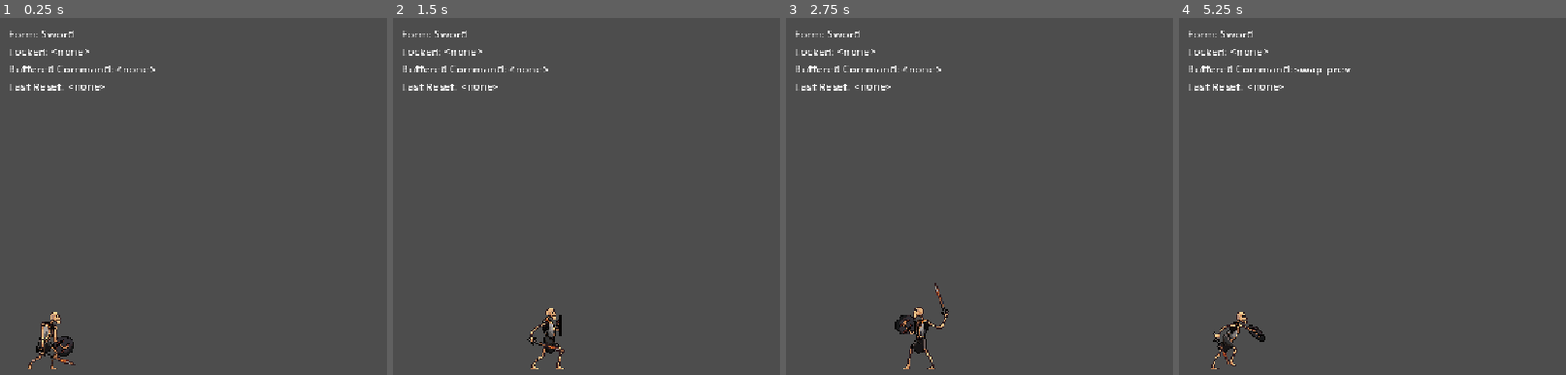
Above: before the commit, frames 1-4 (left to right).
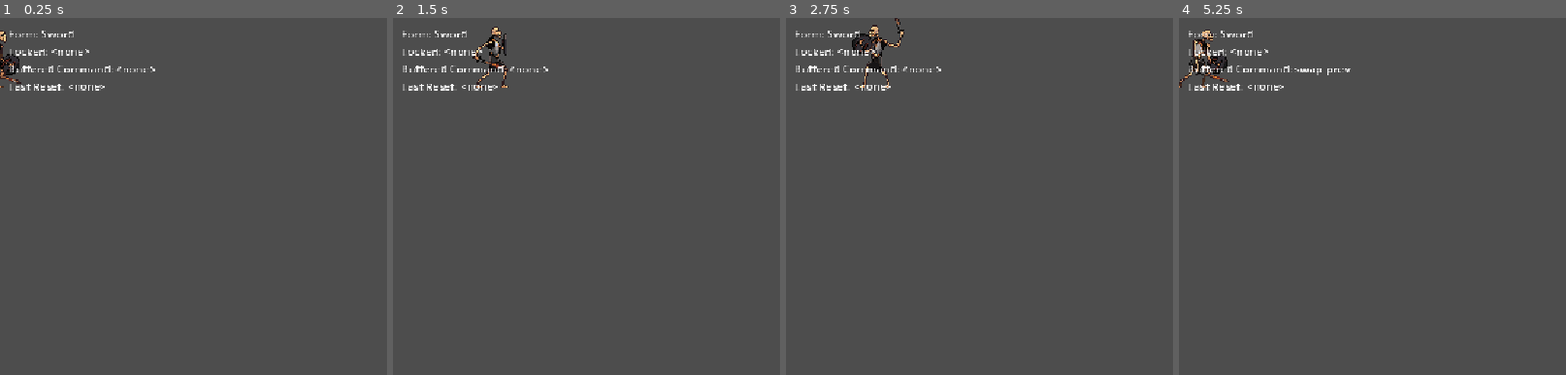
Above: after the commit, the same moments.

Repository: sizzlingsisig/triquetra
Game: Godot game, scene res://scenes/player/player.tscn
The game is run twice, just before and just after one commit, with the same random seed, the same clock (stepped at 60 frames per second) and the same inputs.
Inputs (mouse positions are in pixels of both pictures, inside the frame that each line leads up to):
- Up to frame 1 (0.25 s): no input
- Up to frame 2 (1.5 s): move the mouse to (741, 325) at 0.52 s; hold Right (ui_right) from 0.53 s (still down); click (741, 325) at 0.6 s; tap Space (jump) at 0.77, 1.07 s; right-click (741, 325) at 0.8 s; move the mouse to (outside the picture) at 1.27 s; right-click (outside the picture) at 1.35 s
- Up to frame 3 (2.75 s): tap Space (jump) at 1.52, 1.55, 1.82, 2.1 s; move the mouse to (940, 171) at 2.02 s; release Right (ui_right) at 2.03 s; hold Left (ui_left) from 2.03 s (still down); click (940, 171) at 2.3 s
- Up to frame 4 (5.25 s): move the mouse to (outside the picture) at 2.77 s; click (outside the picture) at 2.85 s; tap Space (jump) at 3.02, 3.32, 3.77, 3.8, 4.07, 4.52, 4.82 s; right-click (outside the picture) at 3.05 s; move the mouse to (1449, 128) at 3.52 s; right-click (1449, 128) at 3.6 s; move the mouse to (outside the picture) at 4.27 s; release Left (ui_left) at 4.28 s; hold Right (ui_right) from 4.28 s (still down); tap Mouse wheel down (swap_next) at 4.35 s; click (outside the picture) at 4.55 s; move the mouse to (1411, 257) at 5.02 s; tap Mouse wheel up (swap_prev) at 5.1 s

The runs differ from the first frame. In frame 1, 1.2% of the frame differs, in the area x 0-20%, y 3-99%; in frame 2, 1.2%; in frame 3, 1.6%, in the area x 17-43%, y 0-99%; in frame 4, 1.4%.

Commit message:
feat: added visual manager for player

Diff:
--- a/scripts/player/player_controller.gd
+++ b/scripts/player/player_controller.gd
@@ -48,6 +48,8 @@
 @onready var _body_collision_shape: CollisionShape2D = get_node_or_null("CollisionShape2D")
 @onready var _animation_manager: Node = get_node_or_null("AnimationManager")
 @onready var _debug_widget: Node = get_node_or_null("PlayerDebugWidget")
+
+var _visuals_manager = null
 
 var _states: Dictionary = {}
 var _active_form: StringName = &"Sword"
@@ -69,8 +71,6 @@
 var _lock_event_processed: Dictionary = {}
 var _attack_window_hit_ids: Dictionary = {}
 
-@onready var _camera: Camera2D = get_node_or_null("Camera2D")
-
 func _animation_manager_has(method_name: StringName) -> bool:
 	return _animation_manager != null and _animation_manager.has_method(method_name)
 
@@ -81,11 +81,8 @@
 	return _animation_manager.callv(method_name, args)
 
 func shake_camera(intensity: float = 8.0, duration: float = 0.15) -> void:
-	if _camera:
-		var tween := create_tween()
-		var original_offset := _camera.offset
-		tween.tween_property(_camera, "offset", Vector2(randf_range(-intensity, intensity), randf_range(-intensity, intensity)), duration)
-		tween.tween_property(_camera, "offset", original_offset, duration)
+	if _visuals_manager:
+		_visuals_manager.shake_camera(intensity, duration)
 
 func _ready() -> void:
 	# Cache dependencies and initial local offsets before runtime updates begin.
@@ -93,21 +90,18 @@
 	_reset_lock_event_tracking()
 	_connect_game_manager_signals()
 
-	if _guardian_sprite:
-		_sprite_base_position = _guardian_sprite.position
-		_guardian_sprite.flip_h = _facing_left
-	if _body_collision_shape:
-		_body_collision_base_position = _body_collision_shape.position
-	if _attack_area:
-		_attack_area_base_position = _attack_area.position
+	# Initialize VisualsManager
+	var VisualsManagerScript := load("res://scripts/player/visuals_manager.gd")
+	_visuals_manager = VisualsManagerScript.new()
+	add_child(_visuals_manager)
+	_visuals_manager.setup(self, _guardian_sprite, _animation_manager)
+	_visuals_manager.jump_height = jump_height
+	_visuals_manager.jump_duration = jump_duration
+	_visuals_manager.set_facing_left(_facing_left)
+	_visuals_manager.connect_attack_window(_set_attack_area_active)
 
 	if _animation_manager:
-		# Optional component API calls are guarded to avoid hard coupling.
-		_animation_manager_call(&"setup", [self, _guardian_sprite])
 		_animation_manager_call(&"set_form", [_active_form])
-		_animation_manager_call(&"set_facing_left", [_facing_left])
-		if _animation_manager.has_signal("attack_window_toggled") and not _animation_manager.attack_window_toggled.is_connected(_set_attack_area_active):
-			_animation_manager.attack_window_toggled.connect(_set_attack_area_active)
 
 	_cache_states()
 	_connect_state_signals()
@@ -125,9 +119,9 @@
 	if _active_state:
 		_active_state.physics_update(delta)
 
-	_update_jump(delta)
-	if _animation_manager:
-		_animation_manager_call(&"update_locomotion", [velocity, delta])
+	if _visuals_manager:
+		_visuals_manager.update_jump(delta)
+		_visuals_manager.update_locomotion(velocity, delta)
 
 	move_and_slide()
 
@@ -138,6 +132,7 @@
 		_jump_cooldown_remaining -= delta
 
 	_apply_attack_overlap_hits()
+	_apply_jump_offset_to_nodes()
 
 func _process(delta: float) -> void:
 	if _active_state:
@@ -211,8 +206,8 @@
 	form_changed.emit(_active_form)
 	_log_debug("Active form changed: %s -> %s" % [String(previous_form), String(_active_form)])
 
-	if _animation_manager:
-		_animation_manager_call(&"set_form", [_active_form])
+	if _visuals_manager:
+		_visuals_manager.set_form(_active_form)
 
 func _request_swap(direction: int) -> void:
 	if FORM_ORDER.is_empty():
@@ -350,8 +345,8 @@
 
 func _set_sprite_facing(facing_left: bool) -> void:
 	_facing_left = facing_left
-	if _animation_manager:
-		_animation_manager_call(&"set_facing_left", [_facing_left])
+	if _visuals_manager:
+		_visuals_manager.set_facing_left(facing_left)
 	elif _guardian_sprite:
 		_guardian_sprite.flip_h = _facing_left
 
@@ -444,16 +439,16 @@
 	return event.is_action_pressed(action_name)
 
 func play_guardian_animation(animation_name: StringName, reset_frame: bool = true) -> void:
-	if _animation_manager_has(&"play"):
-		var played_variant: Variant = _animation_manager_call(&"play", [animation_name, reset_frame])
-		if played_variant is bool and played_variant:
-			return
+	if _visuals_manager and _visuals_manager.play_animation(animation_name, reset_frame):
+		return
 	if _guardian_sprite and _guardian_sprite.sprite_frames and _guardian_sprite.sprite_frames.has_animation(animation_name):
 		_guardian_sprite.play(animation_name)
 		if reset_frame:
 			_guardian_sprite.frame = 0
 
 func has_guardian_animation(animation_name: StringName) -> bool:
+	if _visuals_manager:
+		return _visuals_manager.has_animation(animation_name)
 	if not _guardian_sprite:
 		return false
 	if not _guardian_sprite.sprite_frames:
@@ -477,6 +472,8 @@
 	_jump_cooldown_remaining = 0.0
 	_current_jump_offset = Vector2.ZERO
 	_reset_lock_event_tracking()
+	if _visuals_manager:
+		_visuals_manager.reset()
 	_reload_current_scene()
 
 func _reload_current_scene() -> void:
@@ -546,7 +543,11 @@
 	return Vector2.LEFT if _facing_left else Vector2.RIGHT
 
 func get_arrow_spawn_position() -> Vector2:
+	var direction: Vector2 = get_facing_direction()
+	if _visuals_manager:
+		var sprite_pos: Vector2 = _visuals_manager.get_sprite_global_position()
+		var jump_offset: Vector2 = _visuals_manager.get_jump_offset()
+		return sprite_pos + Vector2(direction.x * 20.0, -8.0 + jump_offset.y)
 	if not _guardian_sprite:
 		return global_position
-	var direction := get_facing_direction()
 	return _guardian_sprite.global_position + Vector2(direction.x * 20.0, -8.0 + _current_jump_offset.y)
--- /dev/null
+++ b/scripts/player/visuals_manager.gd
@@ -0,0 +1,146 @@
+extends Node
+class_name VisualsManager
+
+## Manages player visuals: sprite, animation, camera, jump effects.
+
+@export var jump_height: float = 20.0
+@export var jump_duration: float = 0.35
+@export var jump_stretch_factor: float = 0.08
+
+var _player: CharacterBody2D = null
+var _sprite: AnimatedSprite2D = null
+var _camera: Camera2D = null
+var _animation_manager: Node = null
+
+var _sprite_base_position: Vector2 = Vector2.ZERO
+var _current_jump_offset: Vector2 = Vector2.ZERO
+var _is_jumping: bool = false
+var _jump_elapsed: float = 0.0
+var _facing_left: bool = false
+
+func setup(player: CharacterBody2D, sprite: AnimatedSprite2D, animation_manager: Node = null) -> void:
+	_player = player
+	_sprite = sprite
+	_animation_manager = animation_manager
+	_camera = player.get_node_or_null("Camera2D")
+
+	_cache_sprite_base()
+
+func _cache_sprite_base() -> void:
+	if _sprite:
+		_sprite_base_position = _sprite.position
+		_sprite.flip_h = _facing_left
+
+func set_facing_left(facing_left: bool) -> void:
+	_facing_left = facing_left
+	if _sprite:
+		_sprite.flip_h = _facing_left
+
+func is_facing_left() -> bool:
+	return _facing_left
+
+func update_locomotion(velocity: Vector2, delta: float) -> void:
+	if _animation_manager_has("update_locomotion"):
+		_animation_manager_call("update_locomotion", [velocity, delta])
+
+func update_jump(delta: float) -> void:
+	if not _sprite:
+		return
+
+	if not _is_jumping:
+		_current_jump_offset = Vector2.ZERO
+		_apply_jump_offset()
+		_sprite.scale = Vector2.ONE
+		return
+
+	_jump_elapsed += delta
+	var t: float = clamp(_jump_elapsed / jump_duration, 0.0, 1.0)
+	var arc: float = sin(t * PI)
+
+	_current_jump_offset = Vector2(0.0, -arc * jump_height)
+	_apply_jump_offset()
+	var stretch: float = 1.0 + (jump_stretch_factor * arc)
+	_sprite.scale = Vector2(stretch, stretch)
+
+	if t >= 1.0:
+		_is_jumping = false
+		_current_jump_offset = Vector2.ZERO
+		_apply_jump_offset()
+		_sprite.scale = Vector2.ONE
+
+func start_jump() -> void:
+	_is_jumping = true
+	_jump_elapsed = 0.0
+
+func is_jumping() -> bool:
+	return _is_jumping
+
+func _apply_jump_offset() -> void:
+	if not _sprite:
+		return
+	_sprite.position = _sprite_base_position + _current_jump_offset
+
+func play_animation(animation_name: StringName, reset_frame: bool = true) -> bool:
+	if _animation_manager_has("play"):
+		var result = _animation_manager_call("play", [animation_name, reset_frame])
+		if result is bool and result:
+			return true
+
+	if _sprite and _sprite.sprite_frames and _sprite.sprite_frames.has_animation(animation_name):
+		_sprite.play(animation_name)
+		if reset_frame:
+			_sprite.frame = 0
+		return true
+
+	return false
+
+func has_animation(animation_name: StringName) -> bool:
+	if _animation_manager_has("has_guardian_animation"):
+		return _animation_manager_call("has_guardian_animation", [animation_name]) as bool
+
+	if not _sprite or not _sprite.sprite_frames:
+		return false
+	return _sprite.sprite_frames.has_animation(animation_name)
+
+func shake_camera(intensity: float = 8.0, duration: float = 0.15) -> void:
+	if not _camera:
+		return
+	var tween := _player.create_tween()
+	var original_offset := _camera.offset
+	tween.tween_property(_camera, "offset", Vector2(randf_range(-intensity, intensity), randf_range(-intensity, intensity)), duration)
+	tween.tween_property(_camera, "offset", original_offset, duration)
+
+func set_form(form_id: StringName) -> void:
+	if _animation_manager_has("set_form"):
+		_animation_manager_call("set_form", [form_id])
+
+func connect_attack_window(callback: Callable) -> void:
+	if _animation_manager and _animation_manager.has_signal("attack_window_toggled"):
+		_animation_manager.attack_window_toggled.connect(callback)
+
+func _animation_manager_has(method_name: StringName) -> bool:
+	return _animation_manager != null and _animation_manager.has_method(method_name)
+
+func _animation_manager_call(method_name: StringName, args: Array = []) -> Variant:
+	if not _animation_manager_has(method_name):
+		return null
+	return _animation_manager.callv(method_name, args)
+
+func get_sprite() -> AnimatedSprite2D:
+	return _sprite
+
+func get_sprite_global_position() -> Vector2:
+	if _sprite:
+		return _sprite.global_position
+	return Vector2.ZERO
+
+func get_jump_offset() -> Vector2:
+	return _current_jump_offset
+
+func reset() -> void:
+	_is_jumping = false
+	_jump_elapsed = 0.0
+	_current_jump_offset = Vector2.ZERO
+	if _sprite:
+		_sprite.position = _sprite_base_position
+		_sprite.scale = Vector2.ONE
Not shown, added: scripts/player/visuals_manager.gd.uid
